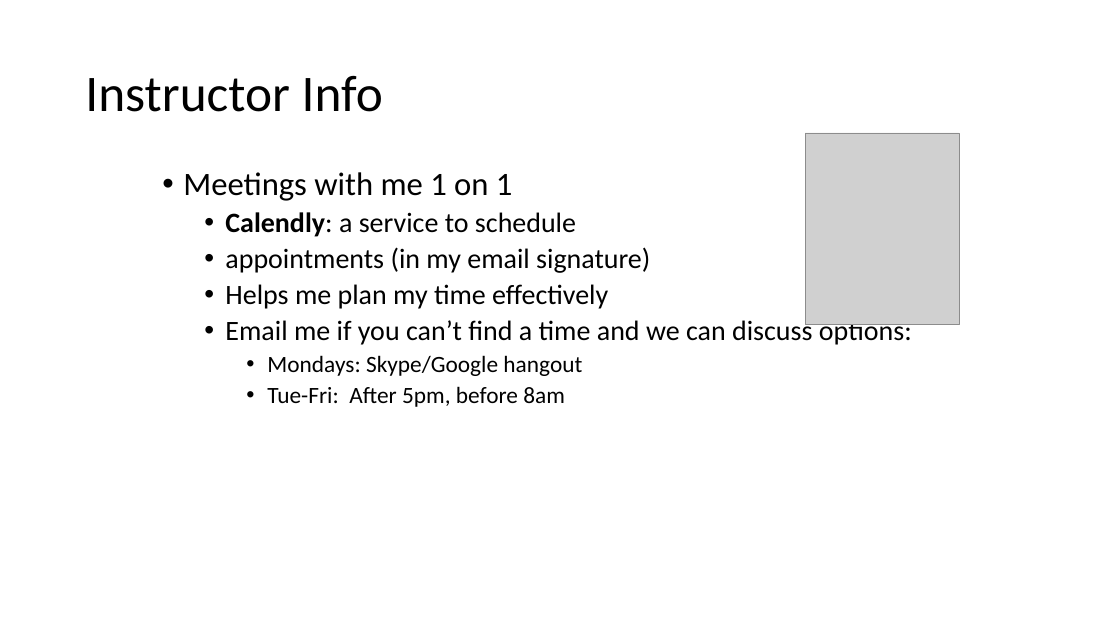
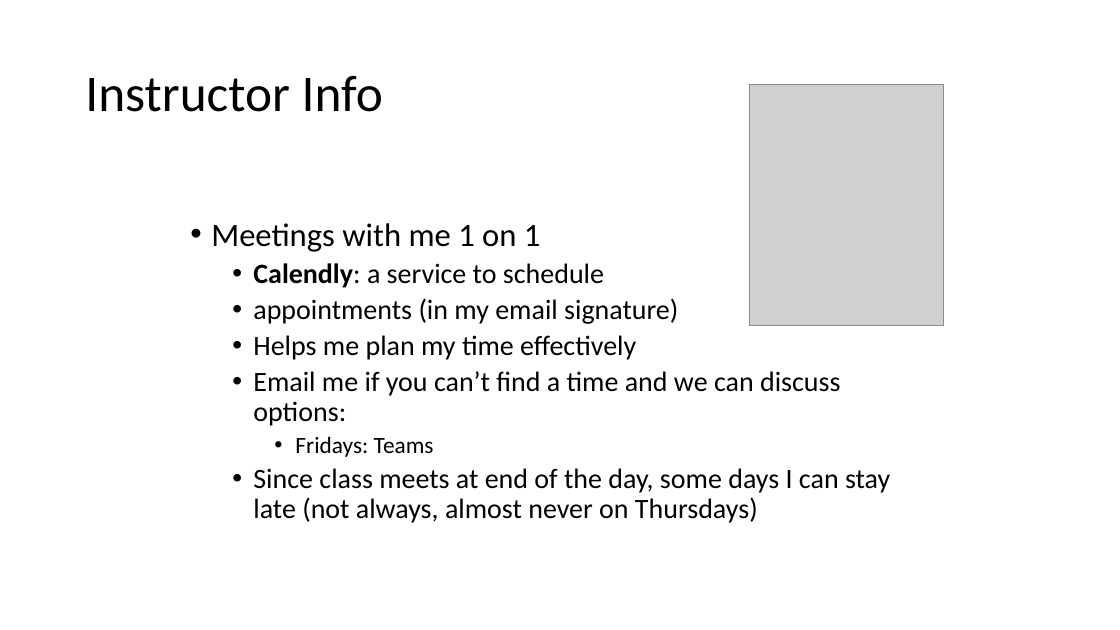
Before and after one commit to RHIT-CSSE/csse220, a slide deck: slide 6 of ClassMaterials/JavaIntro/Slides/InstructorIntro.pptx. Drawn at 1120x630 pixels with LibreOffice and Linux fonts; fonts in the diff are those of the drawing; grey boxes stand for pictures. Boxes give left, top, right and bottom in pixels: in the first picture for what was removed or moved away, otherwise in the second. Text is boxed around its words. In the diff, an @@ line names an element or a change of style, - is before the commit and + after.

Commit message:
removing class files from repo updating week1 slides to reflect modern changes to 220

```diff
--- a/ClassMaterials/JavaIntro/Slides/InstructorIntro.pptx
+++ b/ClassMaterials/JavaIntro/Slides/InstructorIntro.pptx
@@ picture: place and size @@
-picture at [805, 133, 959, 324]
+picture at [749, 84, 944, 326]
@@ text "Meetings with me 1 on ...": place and size @@
-text "Meetings with me 1 on ..." at [183, 172, 912, 407]
+text "Meetings with me 1 on ..." at [211, 223, 890, 523]
@@ text at [253, 436, 890, 523]: text changed; size 20 to 24 pt @@
-    • Mondays: Skype/Google hangout
-    • Tue-Fri: After 5pm, before 8am
+    • Fridays: Teams
+  • Since class meets at end of the day, some days I can stay late (not always, almost never on Thursdays)
```
Also in this commit, not shown: 6 other slides changed, 45 other files.
